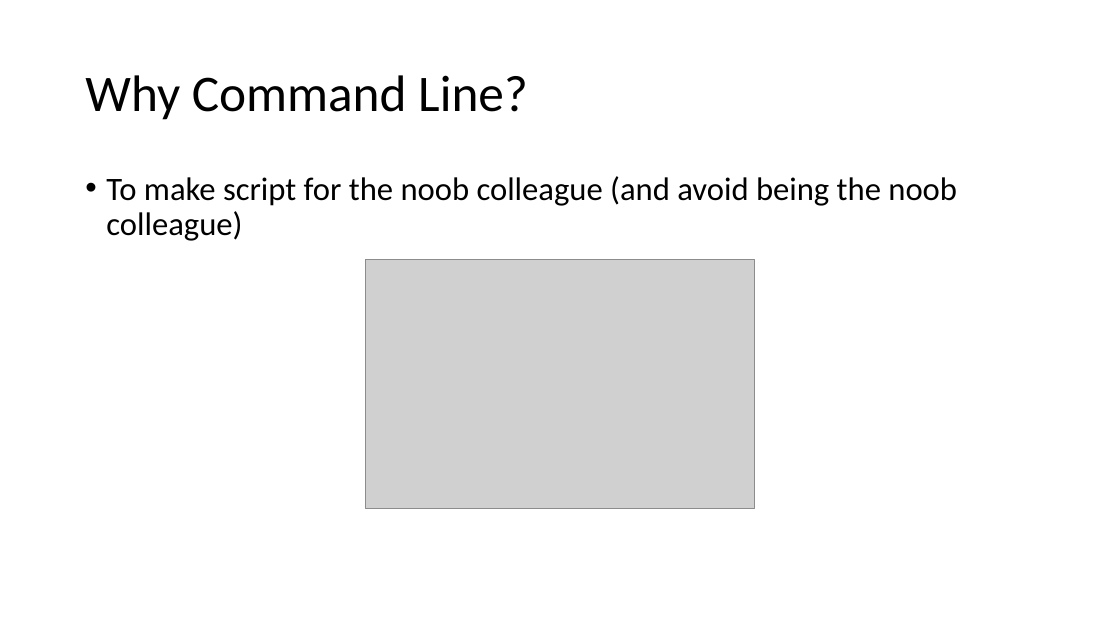
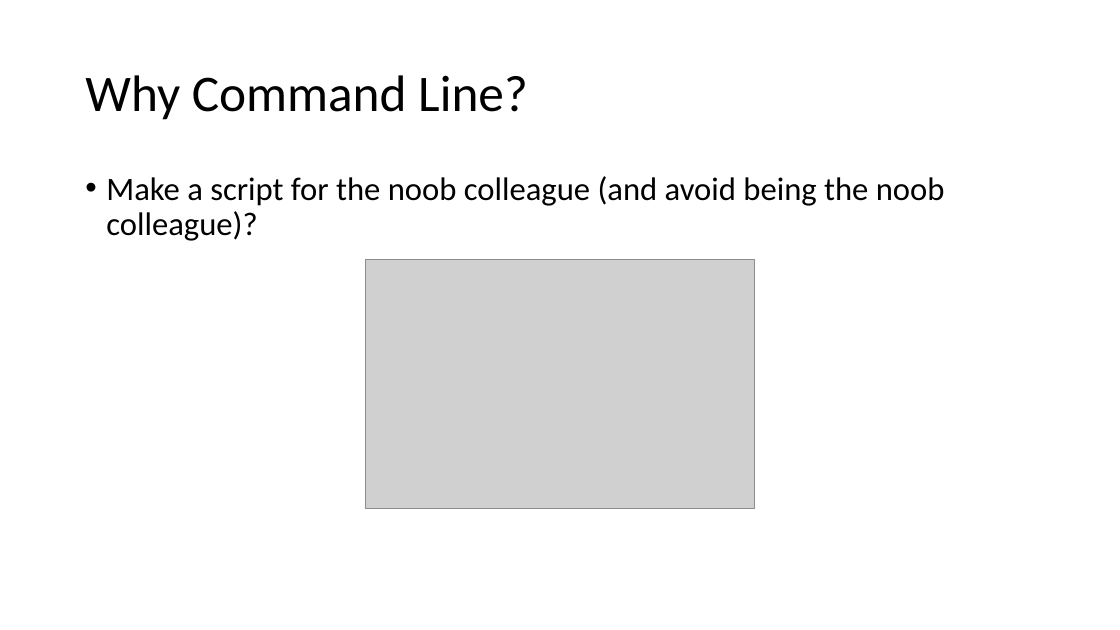
Before and after one commit to ImperativeProgramming/Practices2020, a slide deck: slide 16 of guidelines.pptx (slide 13 before the commit). Drawn at 1120x630 pixels with LibreOffice and Linux fonts; fonts in the diff are those of the drawing; grey boxes stand for pictures. Boxes give left, top, right and bottom in pixels: in the first picture for what was removed or moved away, otherwise in the second. Text is boxed around its words. In the diff, an @@ line names an element or a change of style, - is before the commit and + after.

```diff
--- a/guidelines.pptx
+++ b/guidelines.pptx
@@ text at <box>106,176,945,241</box>: text changed @@
-• To make script for the noob colleague (and avoid being the noob colleague)
+• Make a script for the noob colleague (and avoid being the noob colleague)?
```
Also in this commit, not shown: 2 other slides changed, 3 slides added, 3 other files.
